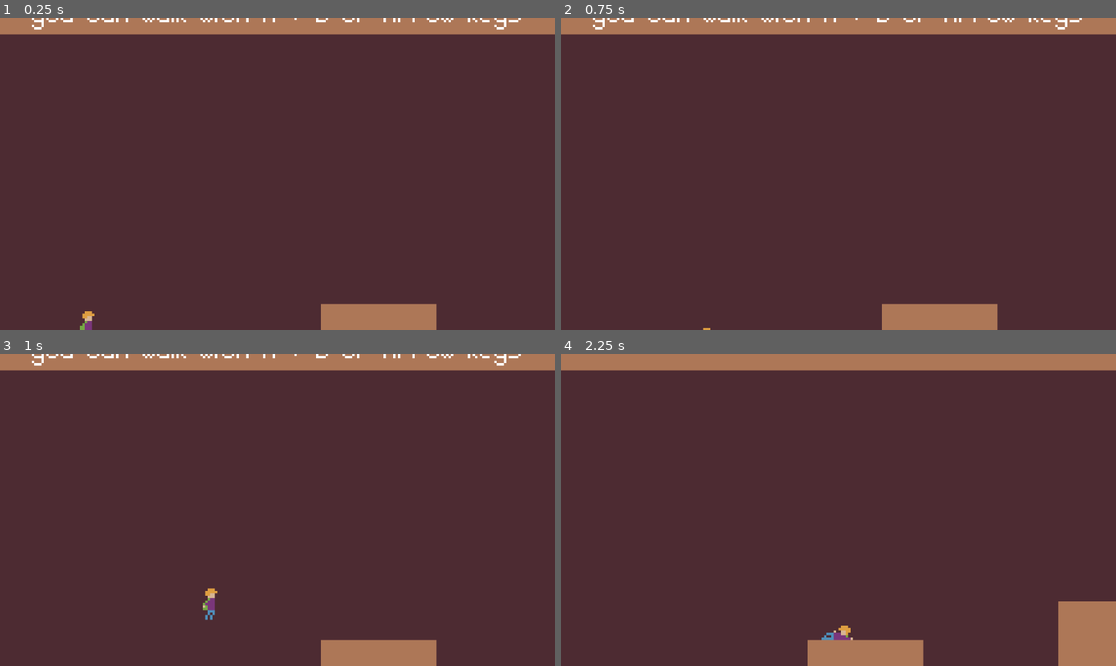
Above: before the commit, frames 1-4 (two rows, left to right).
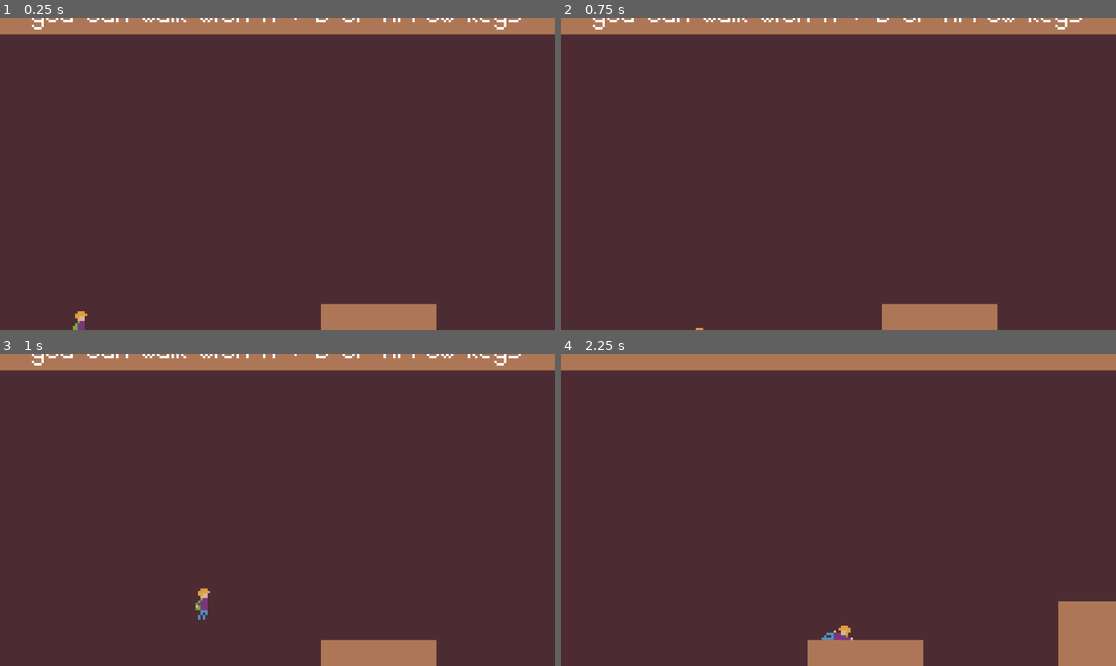
Above: after the commit, the same moments.

Repository: pidguit/Luminance
Game: Godot game, scene res://levels/level_1.tscn
The game is run twice, just before and just after one commit, with the same random seed, the same clock (stepped at 60 frames per second) and the same inputs.
Inputs:
- Up to frame 1 (0.25 s): no input
- Up to frame 2 (0.75 s): tap Enter at 0.5 s; hold D (move_right) from 0.53 s (still down); tap Shift (slide) at 0.6 s
- Up to frame 3 (1 s): keep holding D (move_right); tap Space (jump) at 0.77 s
- Up to frame 4 (2.25 s): tap Shift (slide) at 1.35, 2.1 s; tap Space (jump) at 1.52 s; release D (move_right) at 2.03 s; hold A (move_left) from 2.03 s (still down)

The runs differ from the first frame. In frame 1, 0.2% of the frame differs, in the area x 13-18%, y 93-100%; in frame 2, less than 0.1%; in frame 3, 0.3%, in the area x 35-40%, y 75-86%; in frame 4, nothing differs.

Commit message:
add w and up arrow for jump, changed the tutorial to include those as well. Also shifted the camera on the highest layer just so the final text is more readable. Also added an icon for the game

Diff:
--- a/label.gd
+++ b/label.gd
@@ -9,7 +9,7 @@
 var labeltext = [
 	"Welcome to Luminance!
 	you can walk with A + D or Arrow keys",
-	"You can Jump with Space or C",
+	"You can Jump with Space, C, W or Up Arrow",
 	"To Double Jump, Jump while in mid-air!",
 	"You can Slide with Shift or X",
 	"To Wall Jump, Jump While sliding down a wall",
--- a/level2_camera.gd
+++ b/level2_camera.gd
@@ -20,7 +20,7 @@
 	if player.global_position.y < -215:
 		desired_y = default_y - 225
 		left_limit = -225
-		right_limit = 100
+		right_limit = 110
 	elif player.global_position.y < -108:
 		desired_y = default_y - 100
 		right_limit = 50
--- a/levels/level_1.tscn
+++ b/levels/level_1.tscn
@@ -38,7 +38,7 @@
 script = ExtResource("1_gwceb")
 
 [node name="Player" parent="." unique_id=1973192305 instance=ExtResource("1_btoec")]
-position = Vector2(-125, -8)
+position = Vector2(-128, -8)
 
 [node name="Camera2D" type="Camera2D" parent="." unique_id=853692789]
 zoom = Vector2(5, 5)
@@ -67,5 +67,5 @@
 tile_set = SubResource("TileSet_2dagw")
 
 [node name="NextLevel" parent="." unique_id=1782761672 instance=ExtResource("6_5ot28")]
-position = Vector2(562.00006, -93.00001)
+position = Vector2(549, -93)
 scale = Vector2(10, 10)
--- a/levels/level_2.tscn
+++ b/levels/level_2.tscn
@@ -39,11 +39,11 @@
 
 [node name="Label" type="Label" parent="." unique_id=2116939529]
 z_index = 1
-offset_left = 194.0
-offset_top = -317.0
-offset_right = 291.0
-offset_bottom = -292.0
-text = "That's  it for now
+offset_left = 197.0
+offset_top = -319.0
+offset_right = 294.0
+offset_bottom = -294.0
+text = "That is it for now
 Thanks for Playing!"
 label_settings = SubResource("LabelSettings_ilhis")
 horizontal_alignment = 1
--- a/player.gd
+++ b/player.gd
@@ -208,7 +208,7 @@
 		crouchingheadlamp.scale.x = -1
 
 
-
+	#print(position.x)
 	animate(brightness)
 
 
--- a/project.godot
+++ b/project.godot
@@ -46,6 +46,8 @@
 "deadzone": 0.2,
 "events": [Object(InputEventKey,"resource_local_to_scene":false,"resource_name":"","device":-1,"window_id":0,"alt_press …(191 unchanged characters)…
 , Object(InputEventKey,"resource_local_to_scene":false,"resource_name":"","device":-1,"window_id":0,"alt_pressed":false …(182 unchanged characters)…
+, Object(InputEventKey,"resource_local_to_scene":false,"resource_name":"","device":-1,"window_id":0,"alt_pressed":false,"shift_pressed":false,"ctrl_pressed":false,"meta_pressed":false,"pressed":false,"keycode":0,"physical_keycode":87,"key_label":0,"unicode":119,"location":0,"echo":false,"script":null)
+, Object(InputEventKey,"resource_local_to_scene":false,"resource_name":"","device":-1,"window_id":0,"alt_pressed":false,"shift_pressed":false,"ctrl_pressed":false,"meta_pressed":false,"pressed":false,"keycode":0,"physical_keycode":4194320,"key_label":0,"unicode":0,"location":0,"echo":false,"script":null)
 ]
 }
 slide={
Binary file added: assets/sprites/icon.png
Not shown, added: assets/sprites/icon.png.import
Binary file added: assets/sprites/icon144.png
Not shown, added: assets/sprites/icon144.png.import
Binary file added: assets/sprites/icon180.png
Not shown, added: assets/sprites/icon180.png.import
Binary file added: assets/sprites/icon512.png
Not shown, added: assets/sprites/icon512.png.import
Not shown, changed: export_presets.cfg
Not shown, changed: index.html
Not shown, changed: index.js
Not shown, changed: index.pck
(and 1 more such lines)
